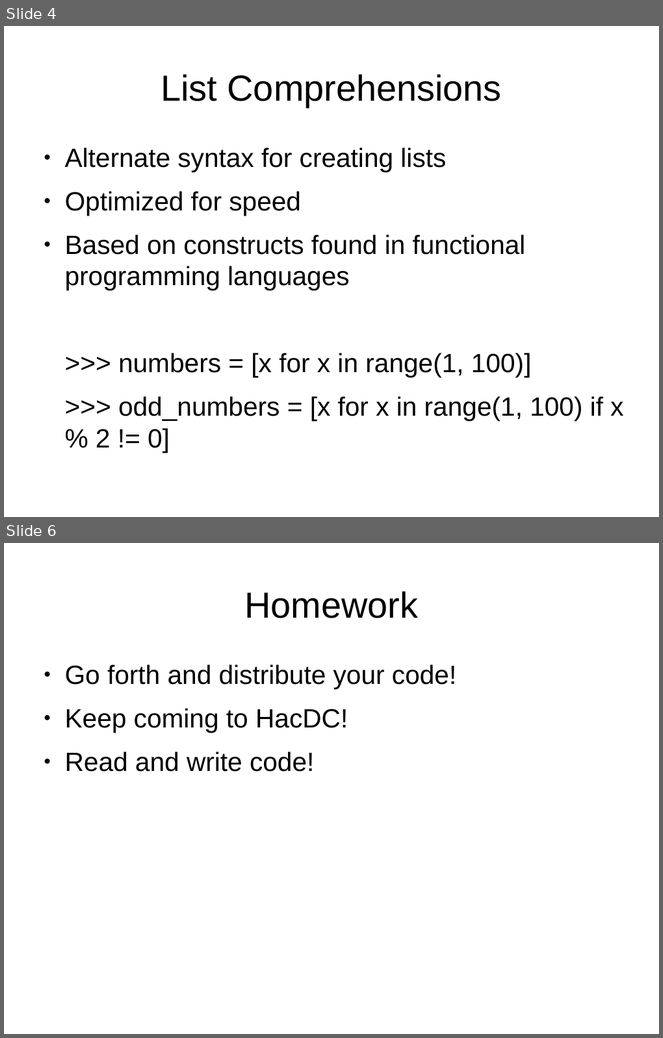
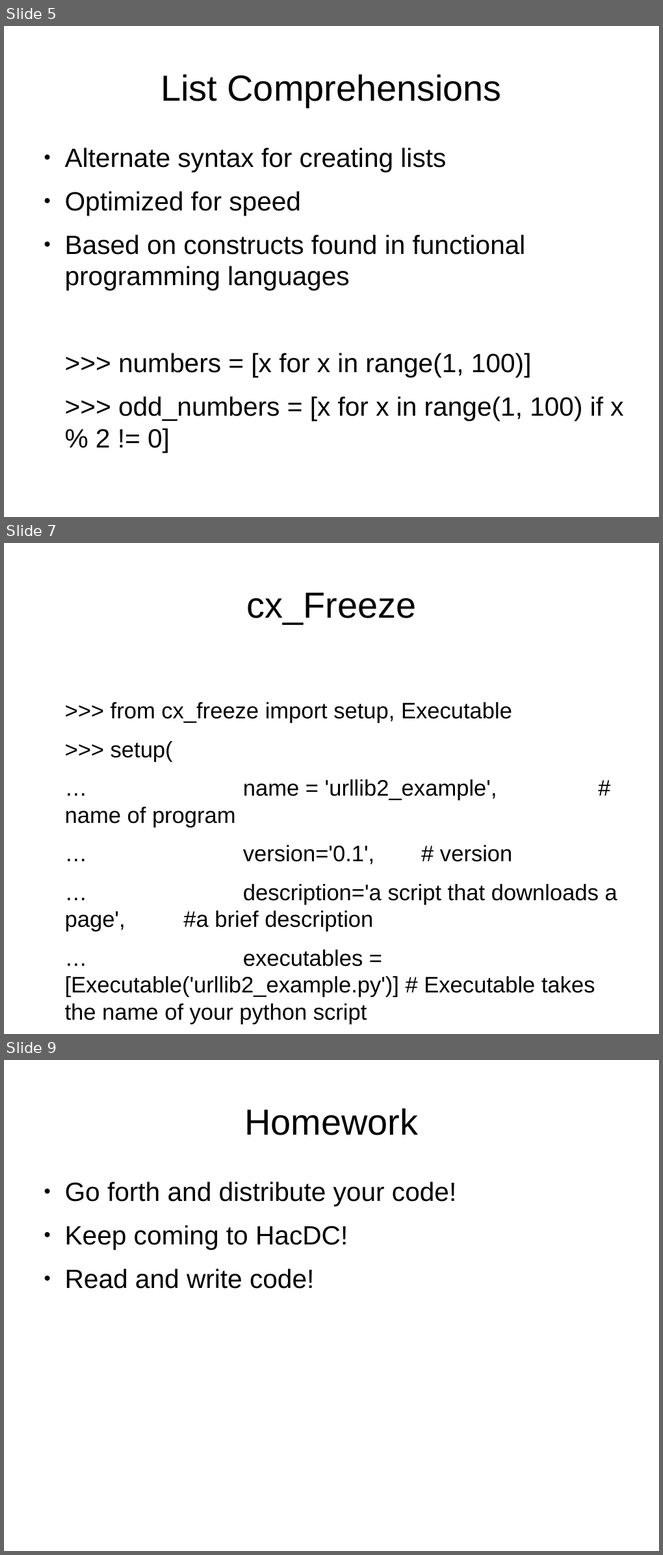
Before and after one commit to bradfordbarr/HacDC-Intro-to-Programming, a slide deck: class_5/class_5.odp. Shown one above the other, each under a label of ours: slides 4 and 6 before the commit, slides 5, 7 and 9 after it; the slides between them are not shown. The pictures are 663x1038 and 663x1555 pixels, drawn with LibreOffice and Linux fonts; fonts in the diff are those of the drawing. Boxes give left, top, right and bottom in pixels: in the first picture for what was removed or moved away, otherwise in the second. Text is boxed around its words. In the diff, an @@ line names an element or a change of style, - is before the commit and + after.

```diff
--- a/class_5/class_5.odp
+++ b/class_5/class_5.odp
@@ slide 7 added at (4,543,659,1034), background #FFFFFF @@
@@ title added at (246,592,416,624), 44 pt, text #000000 @@
+cx_Freeze
@@ text added at (65,702,618,1025), 27.2 pt, text #000000 @@
+>>> from cx_freeze import setup, Executable
+>>> setup(
+… name = 'urllib2_example', # name of program
+… version='0.1', # version
+… description='a script that downloads a page', #a brief description
+… executables = [Executable('urllib2_example.py')] # Executable takes the name of your python script
+)
@@ what was slide 4 is now slide 5 @@
@@ what was slide 6 is now slide 9 @@
```
Also in this commit, not shown: 1 slide changed, 3 other slides added, 1 slide removed.
